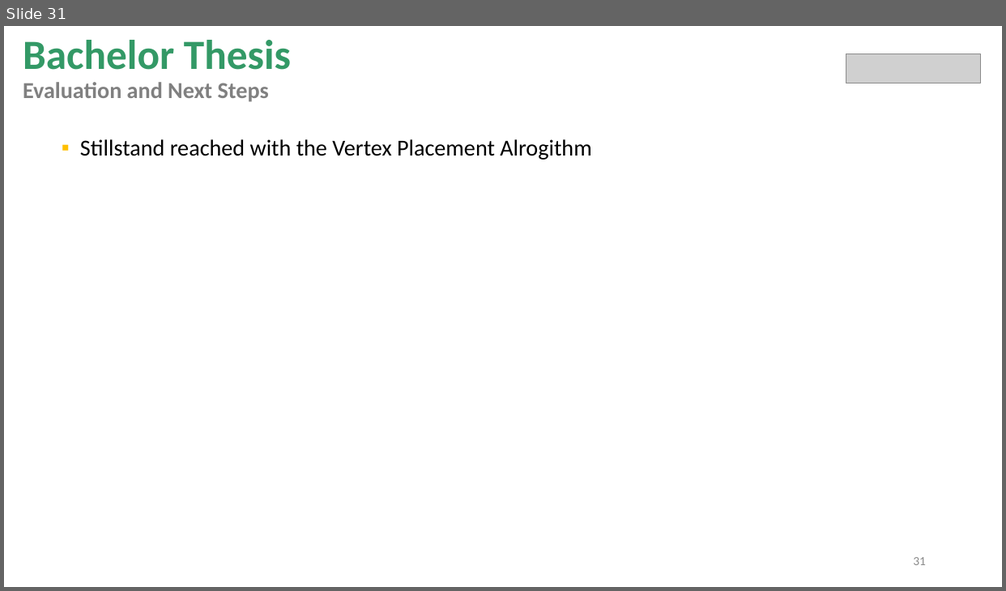
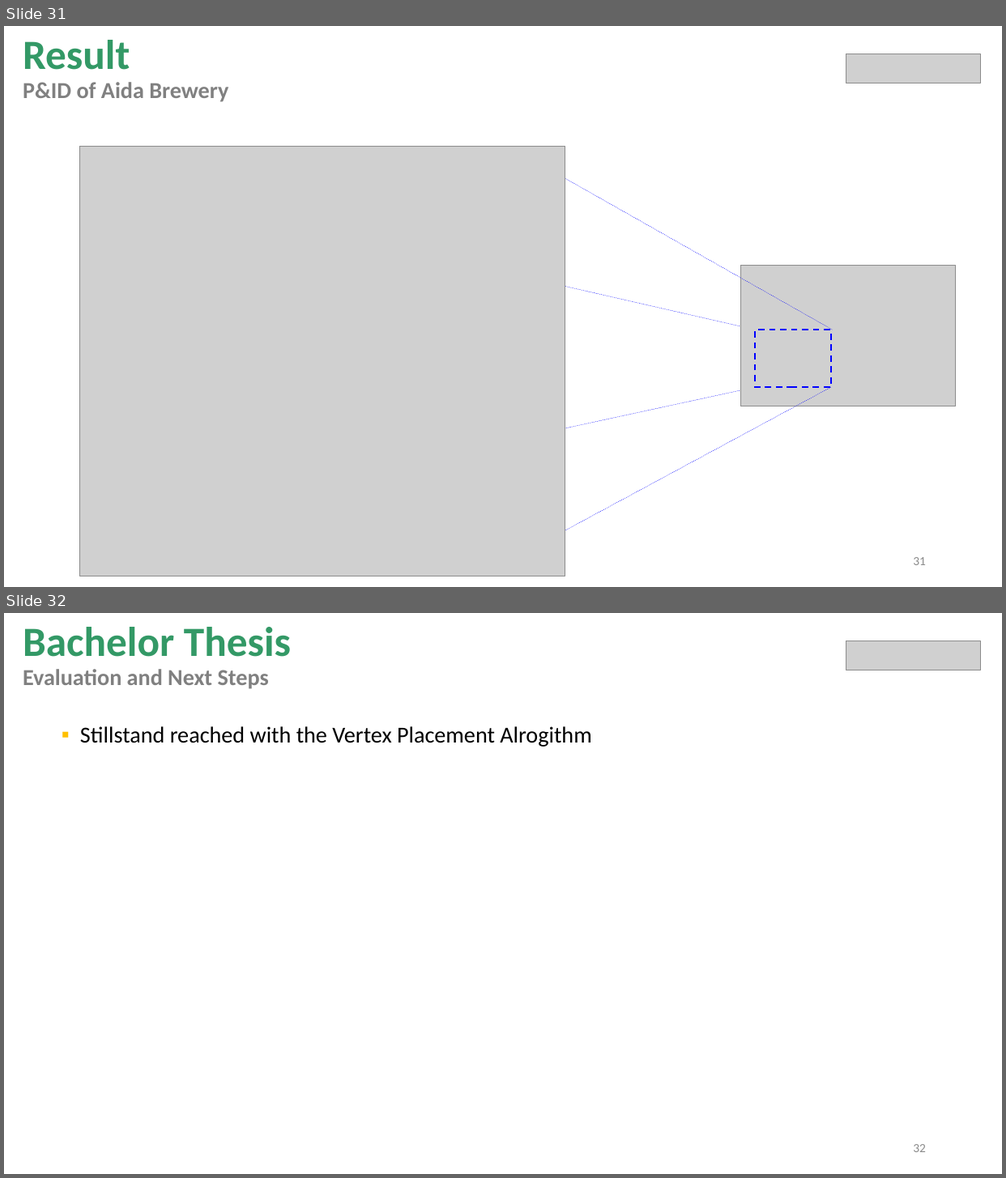
Before and after one commit to miguelrk/tum-mw-bachelorarbeit, a slide deck: 5 Abschlussphase/final_presentation.pptx. Shown one above the other, each under a label of ours: slide 31 before the commit, slides 31 and 32 after it. The pictures are 1006x591 and 1006x1178 pixels, drawn with LibreOffice and Linux fonts; fonts in the diff are those of the drawing; grey boxes stand for pictures. Boxes give left, top, right and bottom in pixels: in the first picture for what was removed or moved away, otherwise in the second. Text is boxed around its words. In the diff, an @@ line names an element or a change of style, - is before the commit and + after.

```diff
--- a/5 Abschlussphase/final_presentation.pptx
+++ b/5 Abschlussphase/final_presentation.pptx
@@ slide 31 added at (4, 26, 1002, 587), background #FFFFFF @@
@@ title added at (23, 40, 228, 102), 22 pt, text #808080, bold @@
+Result
+P&ID of Aida Brewery
@@ picture added at (846, 54, 981, 83) @@
@@ picture added at (79, 146, 565, 576) @@
@@ line added from (95, 179) to (756, 330), #0000FF 0.25 pt dashed @@
@@ line added from (565, 179) to (833, 330), #0000FF 0.25 pt dashed @@
@@ picture added at (740, 266, 956, 407) @@
@@ rectangle added at (756, 330, 831, 387), outline #0000FF 1.5 pt dashed @@
@@ line added from (95, 531) to (756, 387), #0000FF 0.25 pt dashed @@
@@ line added from (565, 531) to (831, 387), #0000FF 0.25 pt dashed @@
@@ page number added at (913, 557, 926, 565), 12 pt, text #8C8C8C @@
+31
@@ what was slide 31 is now slide 32 @@
@@ page number at (913, 1144, 926, 1152): text changed @@
-31
+32
```
Also in this commit, not shown: 1 slide changed, 22 other files.
